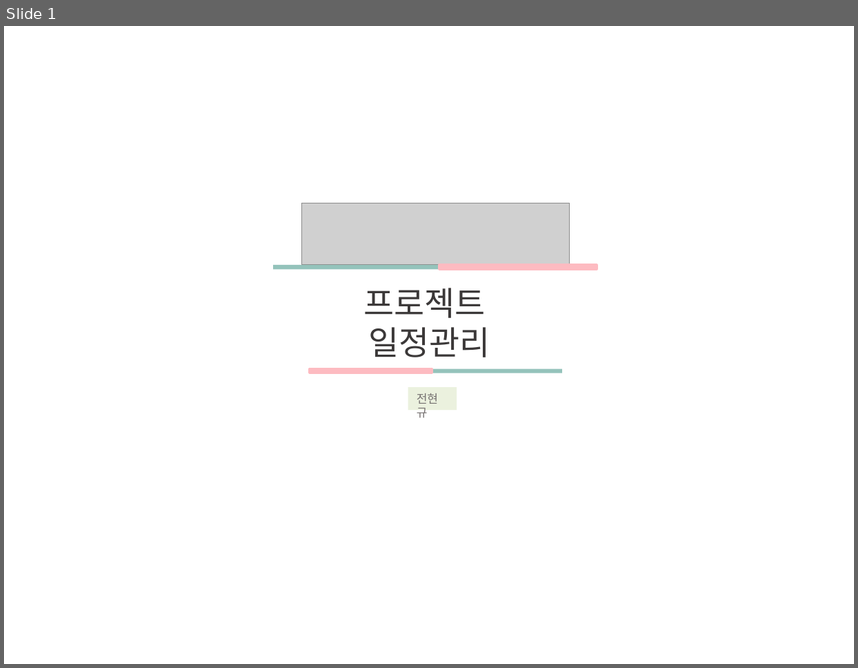
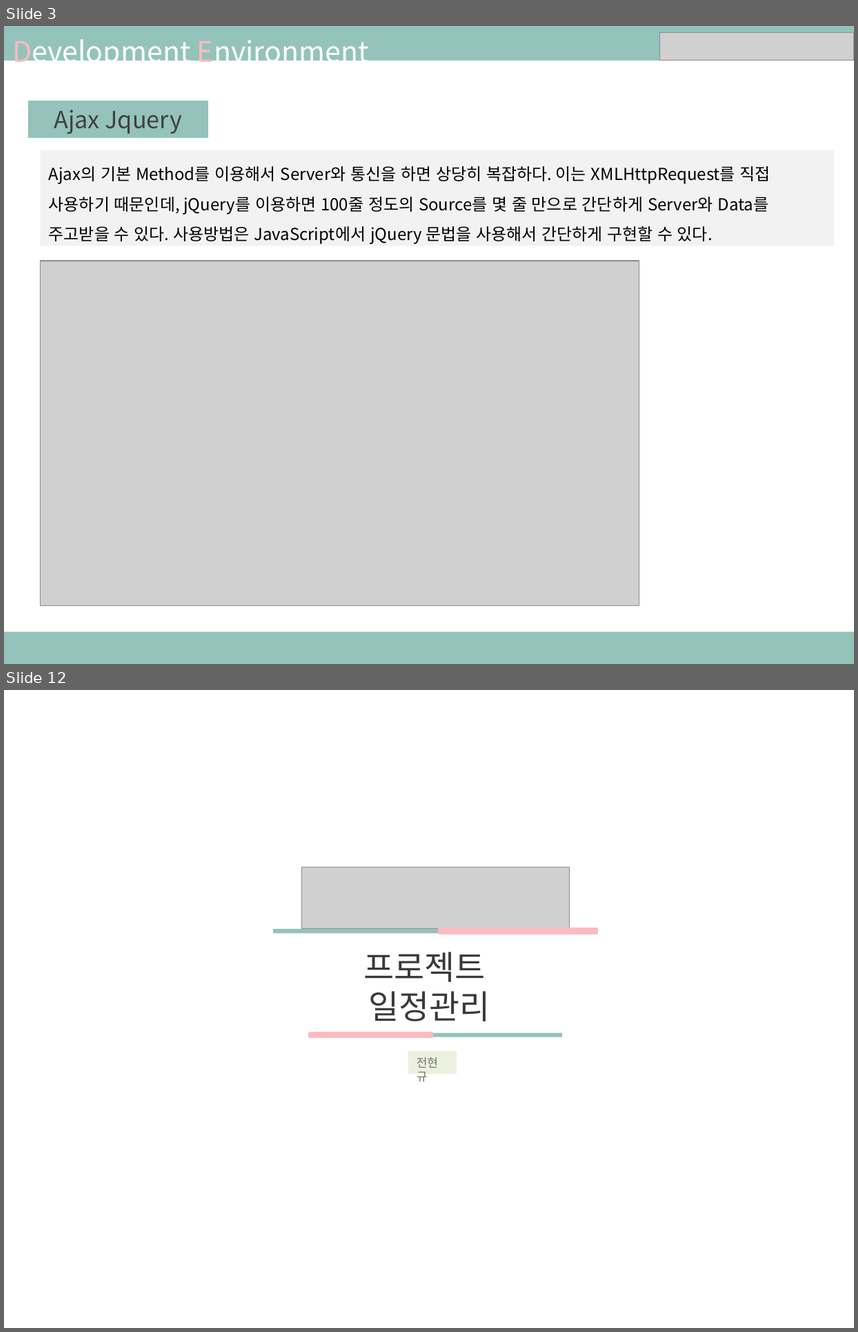
Before and after one commit to ezenteam03/project06, a slide deck: WebContent/jhk/0608 전현규.pptx. Shown one above the other, each under a label of ours: slide 1 before the commit, slides 3 and 12 after it; the slides between them are not shown. The pictures are 858x668 and 858x1332 pixels, drawn with LibreOffice and Linux fonts; fonts in the diff are those of the drawing; grey boxes stand for pictures. Boxes give left, top, right and bottom in pixels: in the first picture for what was removed or moved away, otherwise in the second. Text is boxed around its words. In the diff, an @@ line names an element or a change of style, - is before the commit and + after.

```diff
--- a/WebContent/jhk/0608 전현규.pptx
+++ b/WebContent/jhk/0608 전현규.pptx
@@ slide 3 added at [4,26,854,664], background #FFFFFF @@
@@ rectangle added at [4,26,854,61], fill #94C3BB @@
@@ text added at [12,39,369,69], 24 pt, text #FFFFFF @@
+Development Environment
@@ picture added at [660,33,854,61] @@
@@ rectangle added at [29,101,208,138], fill #94C3BB, outline #94C3BB 0.75 pt, 20 pt, text #404040 @@
+Ajax Jquery
@@ rectangle added at [41,150,835,246], fill #F2F2F2, 14 pt, text #000000 @@
+Ajax의 기본 Method를 이용해서 Server와 통신을 하면 상당히 복잡하다. 이는 XMLHttpRequest를 직접 사용하기 때문인데, jQuery를 이용하면 100줄 정도의 Source를 몇 줄 만으로 간단하게 Server와 Data를 주고받을 수 있다. 사용방법은 JavaScript에서 jQuery 문법을 사용해서 간단하게 구현할 수 있다.
@@ picture added at [41,261,639,605] @@
@@ rectangle added at [4,631,854,664], fill #94C3BB @@
@@ what was slide 1 is now slide 12 @@
```
Also in this commit, not shown: 11 other slides added, 11 other files.
